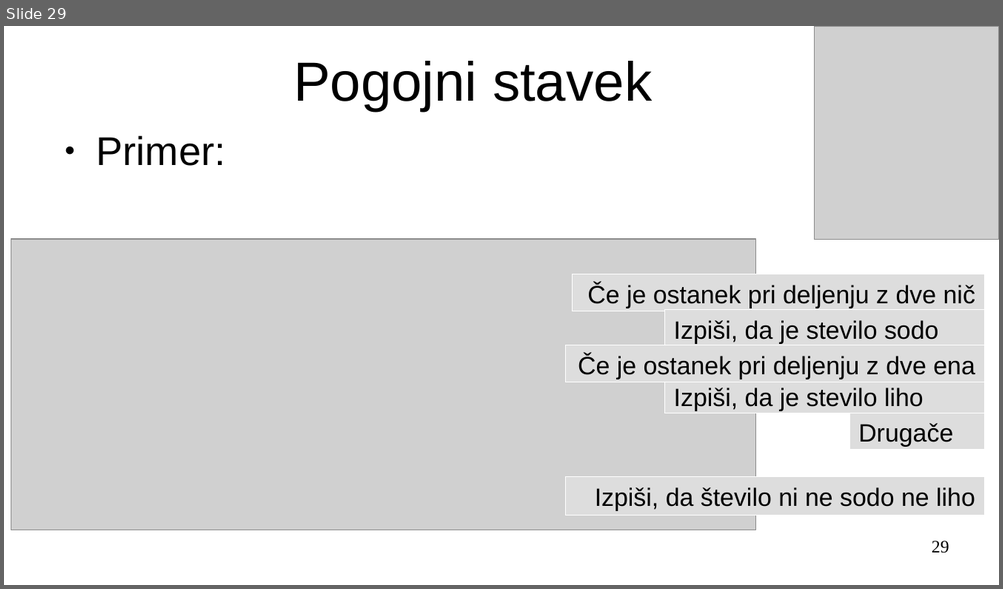
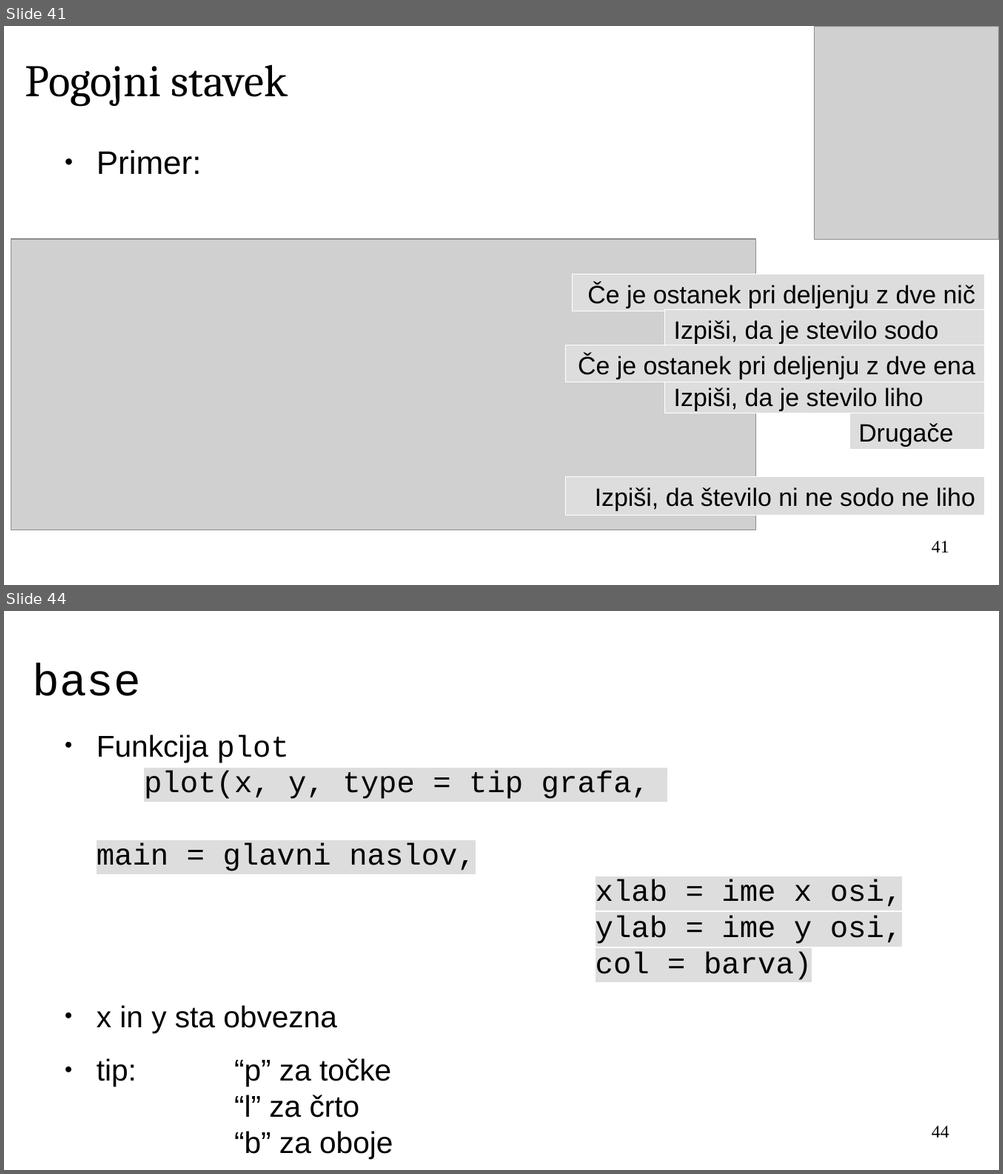
Before and after one commit to janaobsteter/R_tecaj, a slide deck: ModulB/ITTecaj_R_ModulB.odp. Shown one above the other, each under a label of ours: slide 29 before the commit, slides 41 and 44 after it; the slides between them are not shown. The pictures are 1003x589 and 1003x1174 pixels, drawn with LibreOffice and Linux fonts; fonts in the diff are those of the drawing; grey boxes stand for pictures. Boxes give left, top, right and bottom in pixels: in the first picture for what was removed or moved away, otherwise in the second. Text is boxed around its words. In the diff, an @@ line names an element or a change of style, - is before the commit and + after.

```diff
--- a/ModulB/ITTecaj_R_ModulB.odp
+++ b/ModulB/ITTecaj_R_ModulB.odp
@@ slide 44 added at <box>4,611,999,1170</box>, background #FFFFFF @@
@@ title added at <box>32,663,140,696</box>, 36 pt, text #000000 @@
+base
@@ text added at <box>96,735,902,1159</box>, 24.1 pt, text #000000 @@
+● Funkcija plot
+  plot(x, y, type = tip grafa,
+  main = glavni naslov,
+  xlab = ime x osi,
+  ylab = ime y osi,
+  col = barva)
+● x in y sta obvezna
+● tip: “p” za točke
+  “l” za črto
+  “b” za oboje
+  ...
@@ page number added at <box>931,1126,949,1138</box>, 14 pt, text #000000 @@
+44
@@ what was slide 29 is now slide 41 @@
@@ slide 41 changed as well @@
@@ title "Pogojni stavek" at <box>25,64,287,107</box>: size 44 to 36 pt, font Arial to Cambria; alignment centre to left @@
@@ text "Primer:": place and size @@
-text "Primer:" at <box>96,136,225,166</box>
+text "Primer:" at <box>96,150,202,175</box>
@@ text "Primer:" at <box>96,150,202,175</box>: size 32 to 26 pt @@
@@ page number at <box>931,541,949,553</box>: text changed @@
-29
+41
```
Also in this commit, not shown: 26 other slides changed, 22 other slides added, 1 slide removed, 2 other files.
